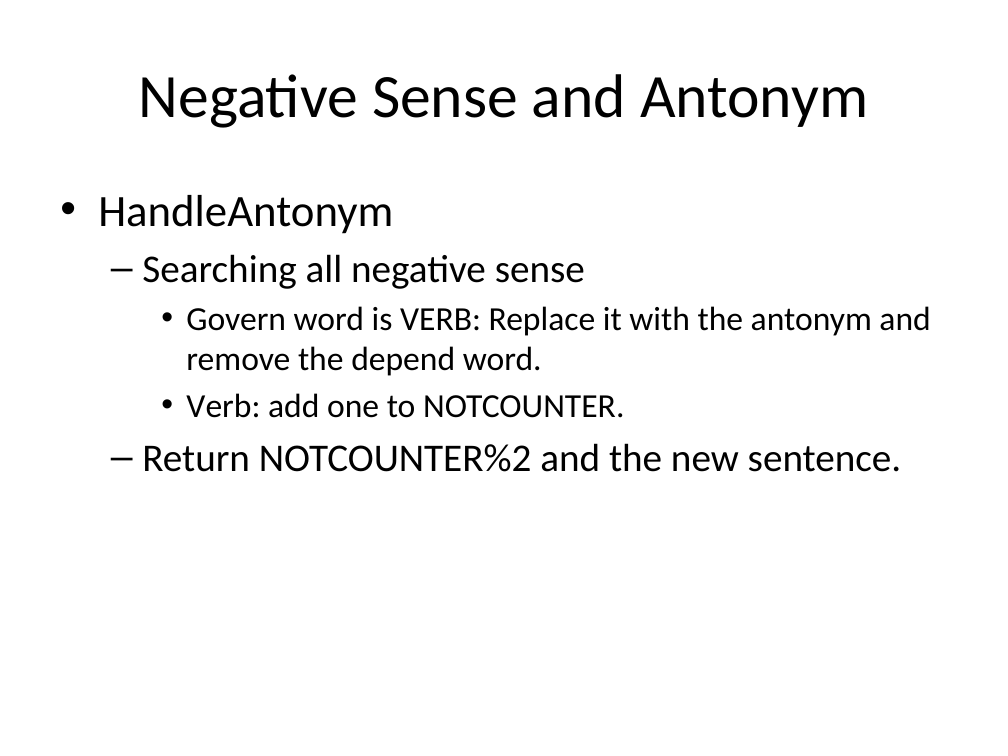
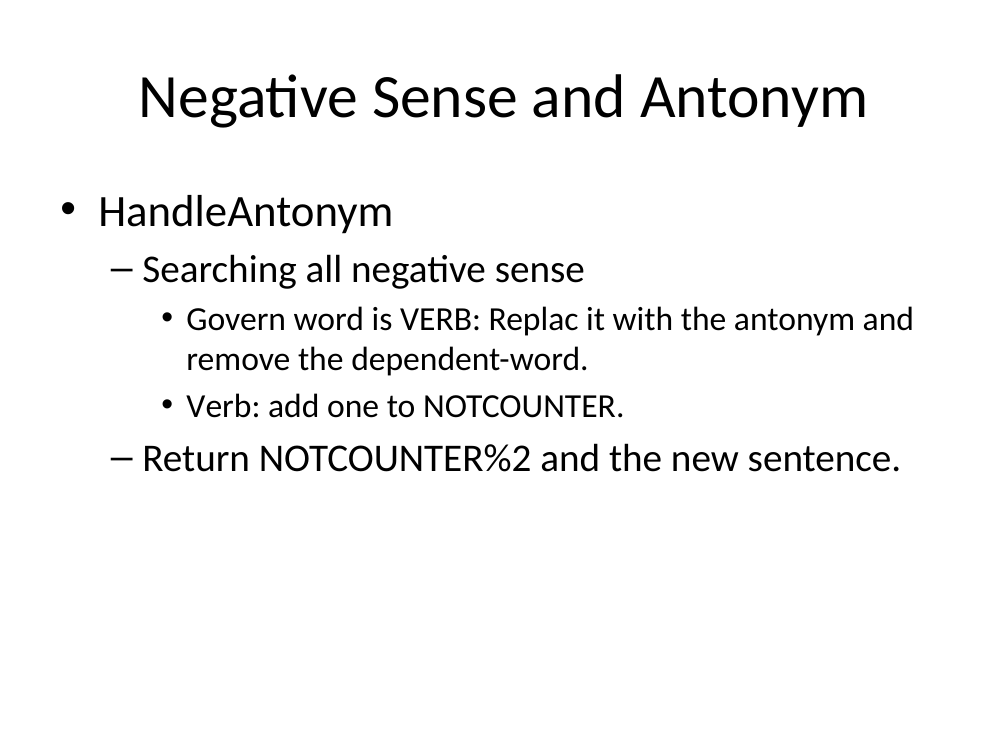
Before and after one commit to dx88968/SRA, a slide deck: slide 10 of Report/NLP.pptx. Drawn at 1008x756 pixels with LibreOffice and Linux fonts; fonts in the diff are those of the drawing. Boxes give left, top, right and bottom in pixels: in the first picture for what was removed or moved away, otherwise in the second. Text is boxed around its words. In the diff, an @@ line names an element or a change of style, - is before the commit and + after.

```diff
--- a/Report/NLP.pptx
+++ b/Report/NLP.pptx
@@ text at <box>186,306,914,376</box>: text changed @@
-    • Govern word is VERB: Replace it with the antonym and remove the depend word.
+    • Govern word is VERB: Replac it with the antonym and remove the dependent-word.
```
